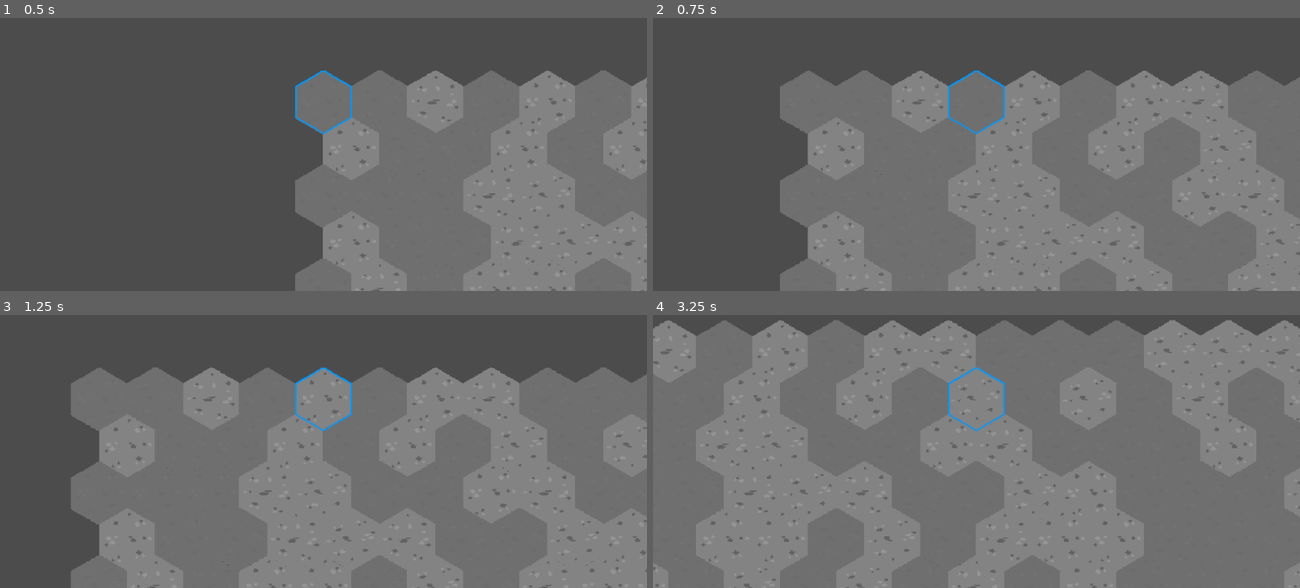
Above: before the commit, frames 1-4 (two rows, left to right).
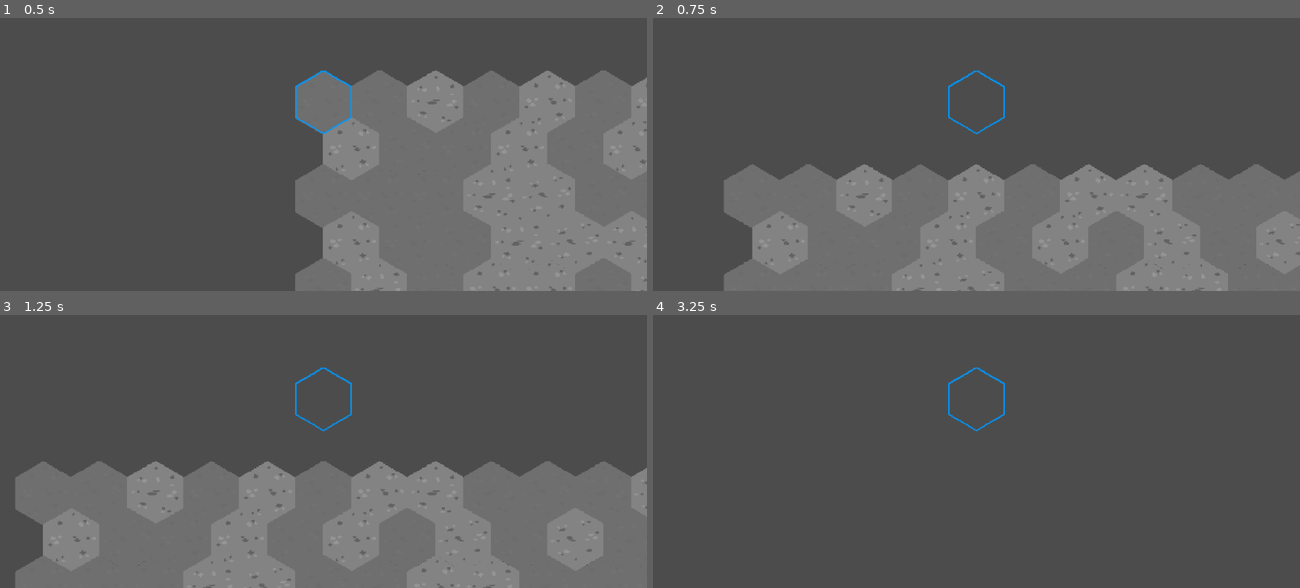
Above: after the commit, the same moments.

Repository: TeodorVecerdi/godot_intake_remake
Game: Godot game, scene res://Scenes/HexGrid.tscn
Two runs of this game, one before a commit and one after it. Both use one fixed random seed, a clock stepped at 60 frames per second and the inputs below. The project has no main scene, so this scene is started directly.
Inputs (mouse positions are in pixels of both pictures, inside the frame that each line leads up to):
- Up to frame 1 (0.5 s): no input
- Up to frame 2 (0.75 s): tap Enter at 0.5 s; move the mouse to (1118, 83) at 0.52 s; hold D from 0.53 s (still down); hold E from 0.53 s (still down); click (1118, 83) at 0.67 s
- Up to frame 3 (1.25 s): keep holding D; keep holding E; tap Z at 0.8 s
- Up to frame 4 (3.25 s): tap Space at 1.25, 2.75 s; move the mouse to (847, 418) at 1.27 s; release D at 1.28 s; release E at 1.28 s; hold A 1.28-2.03 s; tap Z at 1.35 s; tap Q at 1.55 s; tap Enter at 2 s; move the mouse to (1041, 315) at 2.02 s; hold Q 2.03-2.78 s; hold D from 2.03 s (still down); tap C at 2.3, 2.85 s; move the mouse to (944, 473) at 2.77 s; click (944, 473) at 2.92 s; tap E at 3.05 s

Frame 1 is identical in both runs. In frame 2, 31% of the frame differs, in the area x 11-100%, y 19-100%; in frame 3, 34%; in frame 4, 94%, in the area x 0-100%, y 1-100%.

Commit message:
Fix neighbour distance constants

Diff:
--- a/Scripts/HexConstants.gd
+++ b/Scripts/HexConstants.gd
@@ -14,10 +14,10 @@
 const NeighbourDelta = [[[0, 1], [1, 0], [0, -1], [-1, -1], [-1, 0], [-1, 1]],[[1, 1], [1, 0], [1, -1], [0, -1], [-1, 0], [0, 1]]]
 
 const DistanceToNeighbours = [
+	Vector2(INNER_CONSTANT, -1.5),
+	Vector2(2 * INNER_CONSTANT, 0),
 	Vector2(INNER_CONSTANT, 1.5),
-	Vector2(2 * INNER_CONSTANT, 0),
-	Vector2(INNER_CONSTANT, -1.5),
+	Vector2(-INNER_CONSTANT, 1.5) ,
+	Vector2(-2 * INNER_CONSTANT, 0),
 	Vector2(-INNER_CONSTANT, -1.5),
-	Vector2(-2 * INNER_CONSTANT, 0),
-	Vector2(-INNER_CONSTANT, 1.5)
 ]
--- a/Scripts/Player.gd
+++ b/Scripts/Player.gd
@@ -17,17 +17,17 @@
 	if not justPressed:
 		return
 
+	if Input.is_key_pressed(KEY_E):
+		move(0)
+	if Input.is_key_pressed(KEY_D):
+		move(1)
 	if Input.is_key_pressed(KEY_C):
-		move(0)
-	elif Input.is_key_pressed(KEY_D):
-		move(1)
-	elif Input.is_key_pressed(KEY_E):
 		move(2)
-	elif Input.is_key_pressed(KEY_Q):
+	if Input.is_key_pressed(KEY_Z):
 		move(3)
-	elif Input.is_key_pressed(KEY_A):
+	if Input.is_key_pressed(KEY_A):
 		move(4)
-	elif Input.is_key_pressed(KEY_Z):
+	if Input.is_key_pressed(KEY_Q):
 		move(5)
 
 
